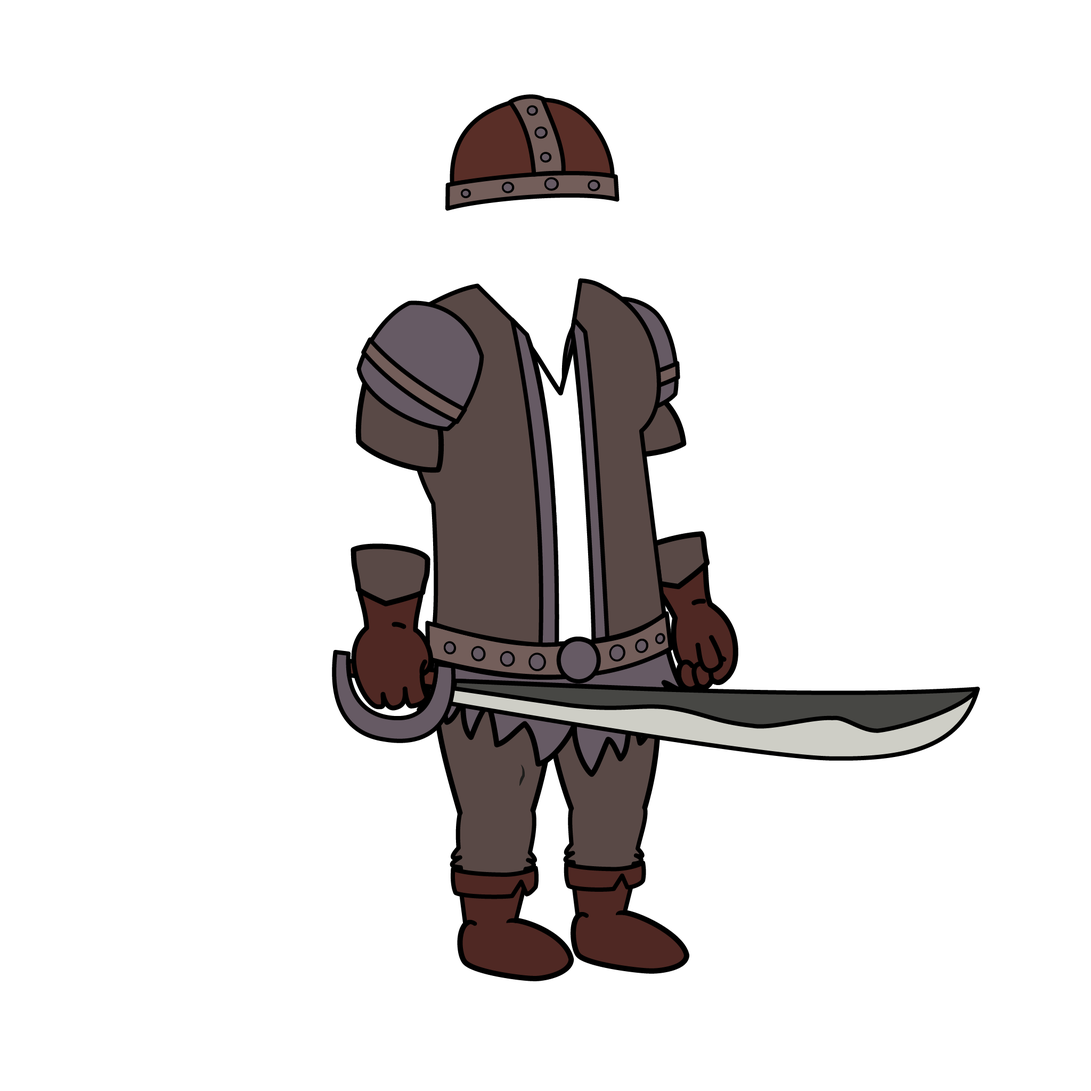
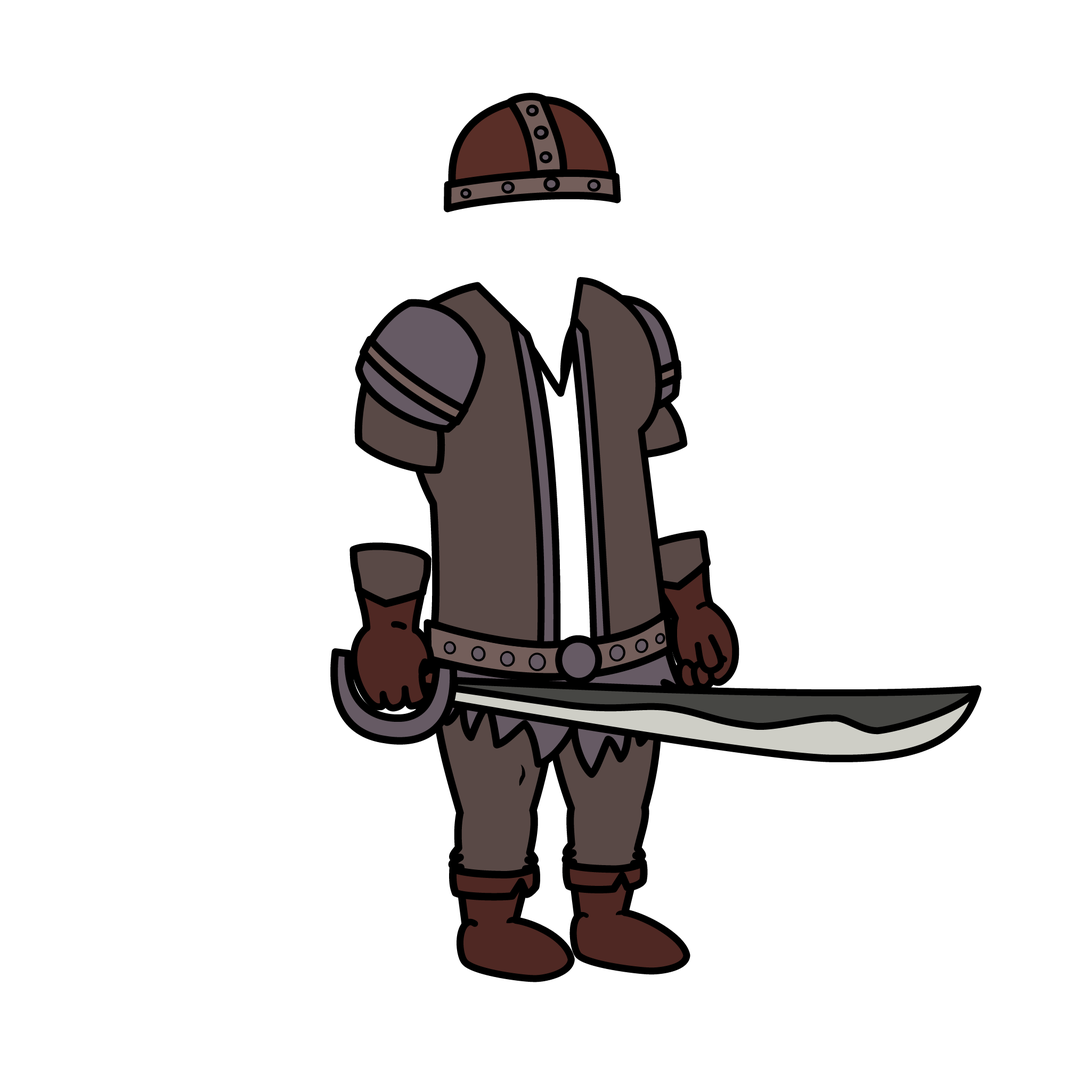
Layers edited between the first and the second (1091, 1091) image:
painted on "C Shoulder_L" over box(354, 298, 487, 475)
painted on "C Arm_L" over box(349, 542, 432, 635)
painted on "C Hand_L" over box(350, 616, 435, 713)
painted on "Weapon" over box(330, 648, 983, 763)
painted on "Helmet" over box(443, 92, 622, 213)
painted on "Chest" over box(397, 277, 669, 650)
painted on "Pelvis" over box(415, 609, 689, 779)
painted on "P Thigh_L" over box(431, 578, 558, 818)
painted on "P Calf_L" over box(448, 773, 541, 929)
painted on "P Foot_L" over box(456, 910, 576, 983)
painted on "P Thigh_R" over box(543, 602, 663, 813)
painted on "P Calf_R" over box(561, 772, 650, 921)
painted on "P Foot_R" over box(569, 903, 691, 976)
painted on "C Shoulder_R" over box(560, 294, 689, 460)
painted on "C Arm_R" over box(645, 530, 715, 623)
painted on "C Hand_R" over box(670, 597, 740, 694)
